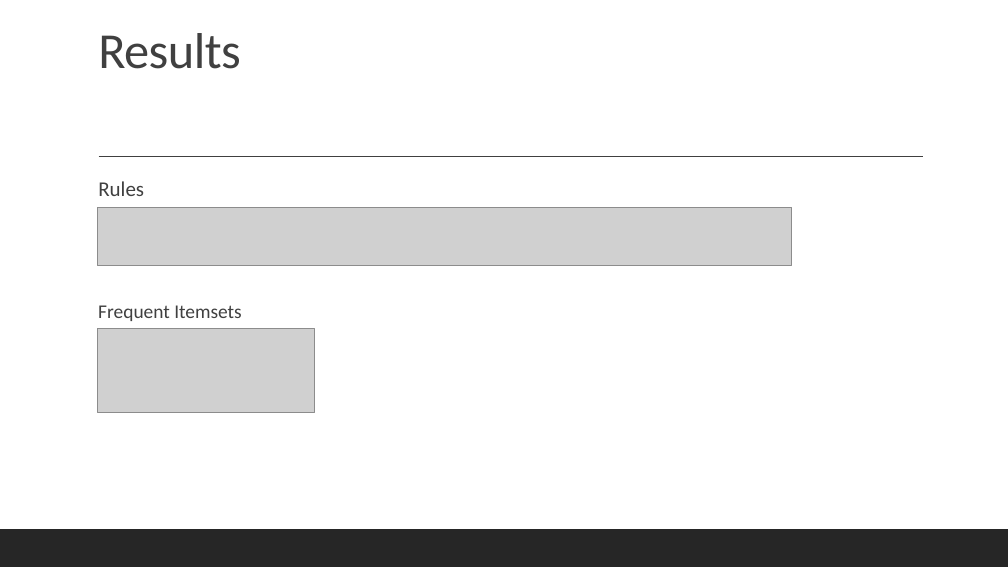
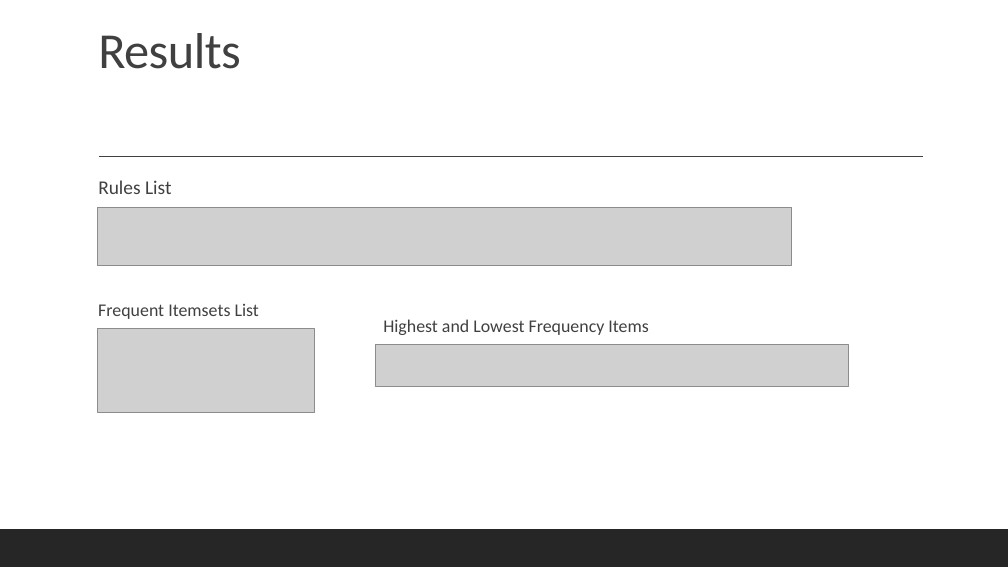
Before and after one commit to Data-Mining-Algorithms/Data-Mining-Algorithms, a slide deck: slide 6 of Data Mining presentation.pptx. Drawn at 1008x567 pixels with LibreOffice and Linux fonts; fonts in the diff are those of the drawing; grey boxes stand for pictures. Boxes give left, top, right and bottom in pixels: in the first picture for what was removed or moved away, otherwise in the second. Text is boxed around its words. In the diff, an @@ line names an element or a change of style, - is before the commit and + after.

```diff
--- a/Data Mining presentation.pptx
+++ b/Data Mining presentation.pptx
@@ text at (x1=98, y1=180, x2=171, y2=194): text changed; size 20 to 18.5 pt @@
-  Rules
+  Rules List
@@ text at (x1=98, y1=304, x2=259, y2=319): text changed; size 18.5 to 17 pt @@
-  Frequent Itemsets
+  Frequent Itemsets List
@@ text added at (x1=383, y1=319, x2=648, y2=335), 17 pt, text #404040 @@
+  Highest and Lowest Frequency Items
@@ picture added at (x1=376, y1=345, x2=848, y2=386) @@
```
Also in this commit, not shown: 3 other slides changed, 1 slide removed.
